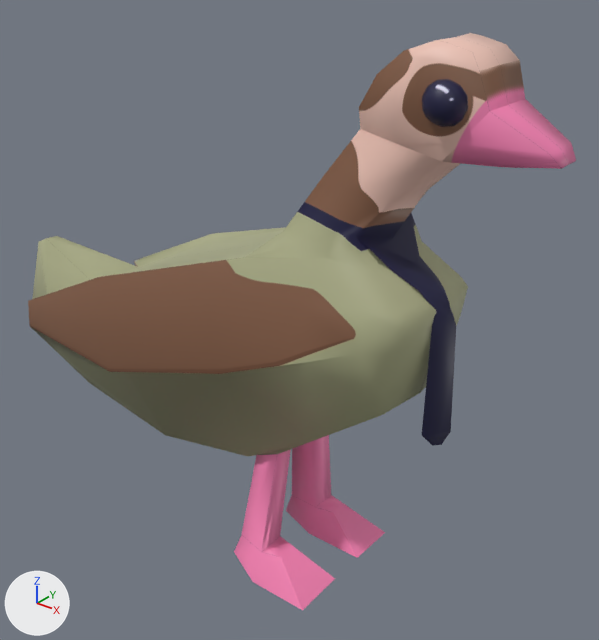
Before and after pictures for a commit that changed the FBX model Assets/Artists/Sef/Assets/Geese/George.fbx.
Before and after are seen from a 50 mm lens placed at (1.045, -0.987, 0.717), pointed at (0.209, 0.059, 0.069). Arrows for +X, +Y and +Z are at lower left; the lights stay in place. Where no turn or scale is listed for an object, it has been applied to the vertices.

The older version as bpy lines, for what is in view:
```python
me_cube_008 = bpy.data.meshes.new('Cube.008')
me_cube_008.from_pydata(...)  # 266 vertices, 256 faces; spans x -0.461..0.678, y -0.177..0.177, z -0.377..0.581
me_cube_008.materials.append(mat_george)  # picture img_george_psd
ob_george = bpy.data.objects.new('George', me_cube_008)
ob_george.location = (0.0, 0.0, 0.0)
```
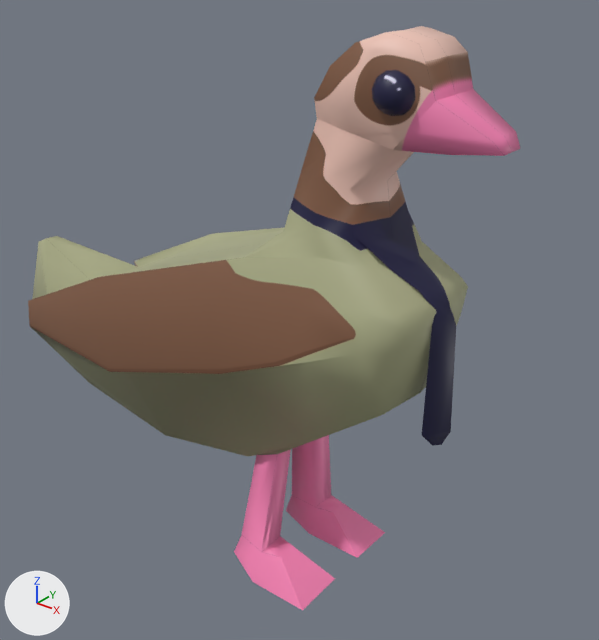
The newer file is also rescaled (x0.5) as a whole; pictures and numbers use the older file's frame.

Pixel boxes [x1, y1, x2, y2] of what changed, in the pictures (599 x 640 px; the box of a moved part takes in the faces that stretch with it):
'George', reshaped (10% narrower)
    before: [28, 33, 576, 610]
    after: [28, 26, 521, 610]
part 1 of me_cube_008, moved or reshaped
    before: [422, 79, 467, 126]
    after: [372, 70, 414, 115]
part 2 of me_cube_008, moved or reshaped
    before: [246, 33, 576, 270]
    after: [246, 26, 521, 270]

The change in detail:
me_cube_008 is used by ob_george; location (0.0, 0.0, 0.0).
me_cube_008 had 266 vertices, 256 faces and spanned x -0.461..0.678, y -0.177..0.177, z -0.377..0.581.
me_cube_008 now has 266 vertices, 256 faces and spans x -0.461..0.603, y -0.177..0.177, z -0.377..0.585.
me_cube_008 part 1: the loose piece of 33 vertices spanning x 0.502..0.562, y -0.085..-0.055, z 0.481..0.54 is moved by (-0.075, 0.0, 0.003).
me_cube_008 part 2: 61 of 266 vertices moved; they spanned x 0.344..0.678, y -0.074..0.074, z 0.307..0.581 and now span x 0.292..0.603, y -0.074..0.074, z 0.308..0.585; mean shift (-0.069, 0.0, 0.003); largest move (0.401, 0.0, 0.457) -> (0.316, 0.0, 0.46).
